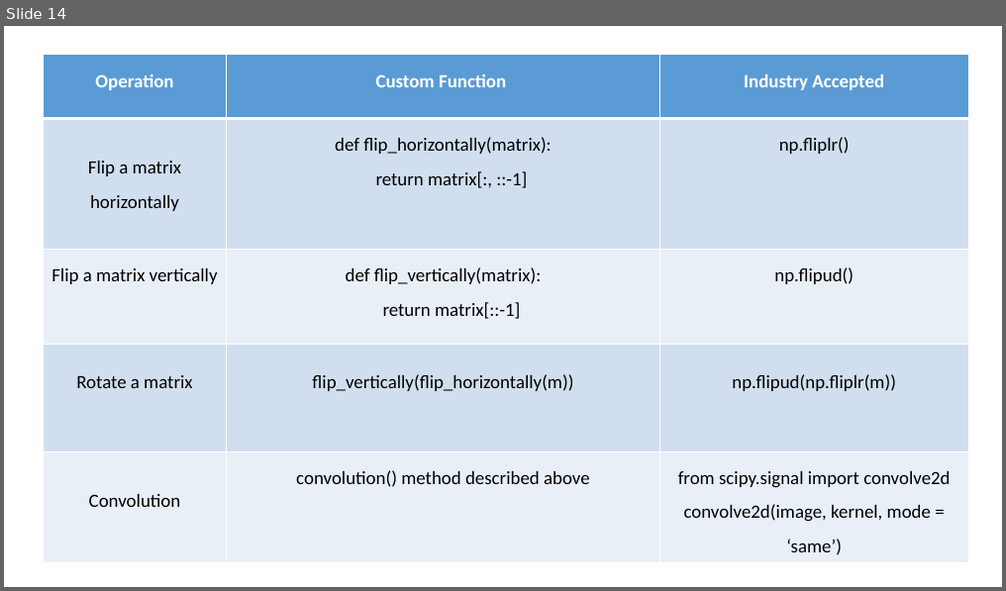
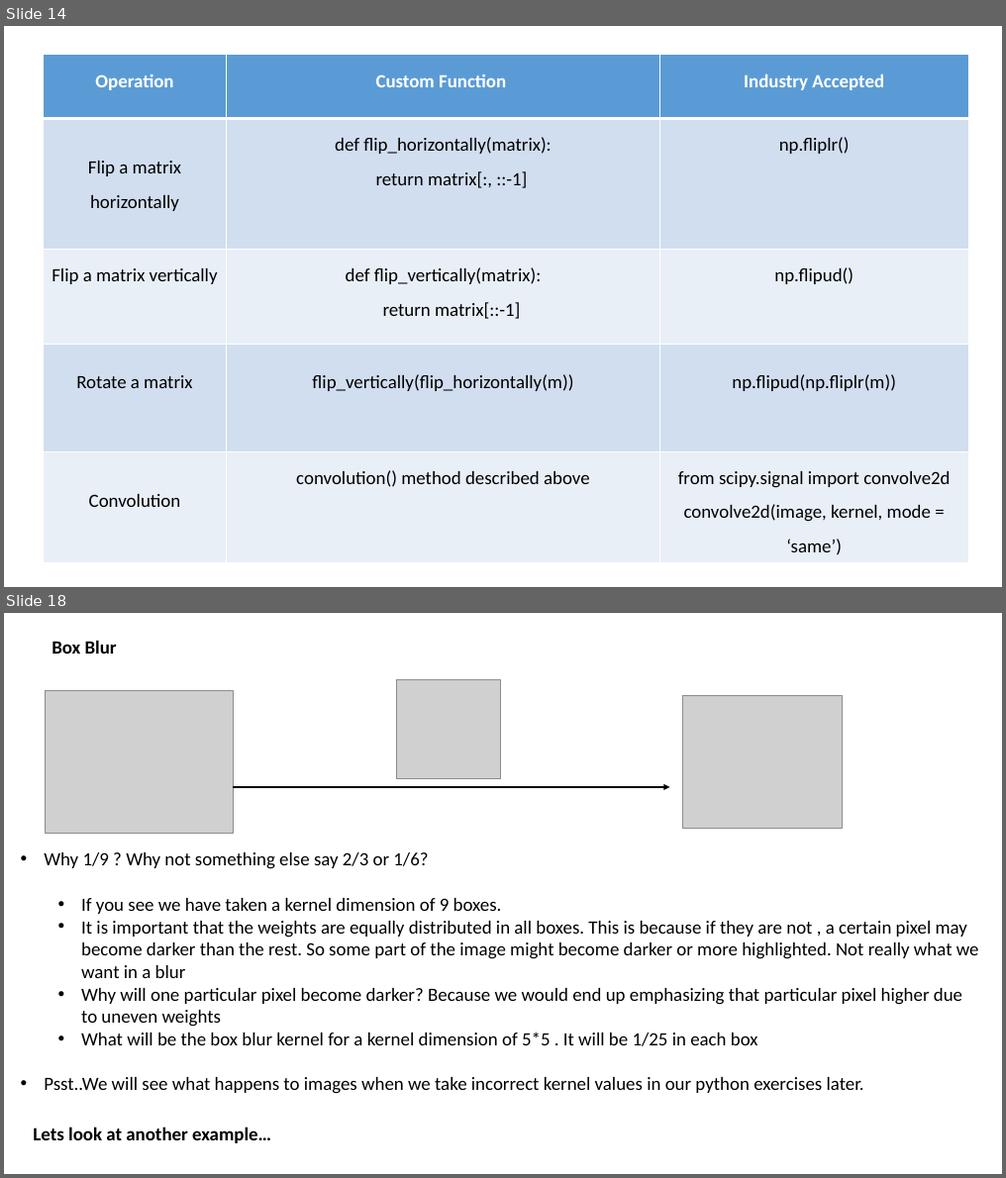
Before and after one commit to in-tandem/real_world_use_cases_1, a slide deck: images_playground/Convolution.pptx. Shown one above the other, each under a label of ours: slide 14 before the commit, slides 14 and 18 after it; the slides between them are not shown. The pictures are 1006x591 and 1006x1178 pixels, drawn with LibreOffice and Linux fonts; fonts in the diff are those of the drawing; grey boxes stand for pictures. Boxes give left, top, right and bottom in pixels: in the first picture for what was removed or moved away, otherwise in the second. Text is boxed around its words. In the diff, an @@ line names an element or a change of style, - is before the commit and + after.

```diff
--- a/images_playground/Convolution.pptx
+++ b/images_playground/Convolution.pptx
@@ slide 18 added at <box>4,613,1002,1174</box>, background #FFFFFF @@
@@ text added at <box>52,640,117,654</box>, 18 pt, text #000000, bold @@
+Box Blur
@@ picture added at <box>45,691,233,834</box> @@
@@ picture added at <box>396,680,501,779</box> @@
@@ picture added at <box>683,696,843,829</box> @@
@@ arrow added from (233, 787) to (670, 787), #000000 1.5 pt @@
@@ text added at <box>44,853,979,1094</box>, 18 pt, text #000000 @@
+• Why 1/9 ? Why not something else say 2/3 or 1/6?
+  • If you see we have taken a kernel dimension of 9 boxes.
+  • It is important that the weights are equally distributed in all boxes. This is because if they are not , a certain pixel may become darker than the rest. So some part of the image might become darker or more highlighted. Not really what we want in a blur
+  • Why will one particular pixel become darker? Because we would end up emphasizing that particular pixel higher due to uneven weights
+  • What will be the box blur kernel for a kernel dimension of 5*5 . It will be 1/25 in each box
+• Psst..We will see what happens to images when we take incorrect kernel values in our python exercises later.
@@ text added at <box>33,1127,271,1144</box>, 18 pt, text #000000, bold @@
+Lets look at another example…
```
Also in this commit, not shown: 1 slide changed, 11 other slides added, 13 other files.
